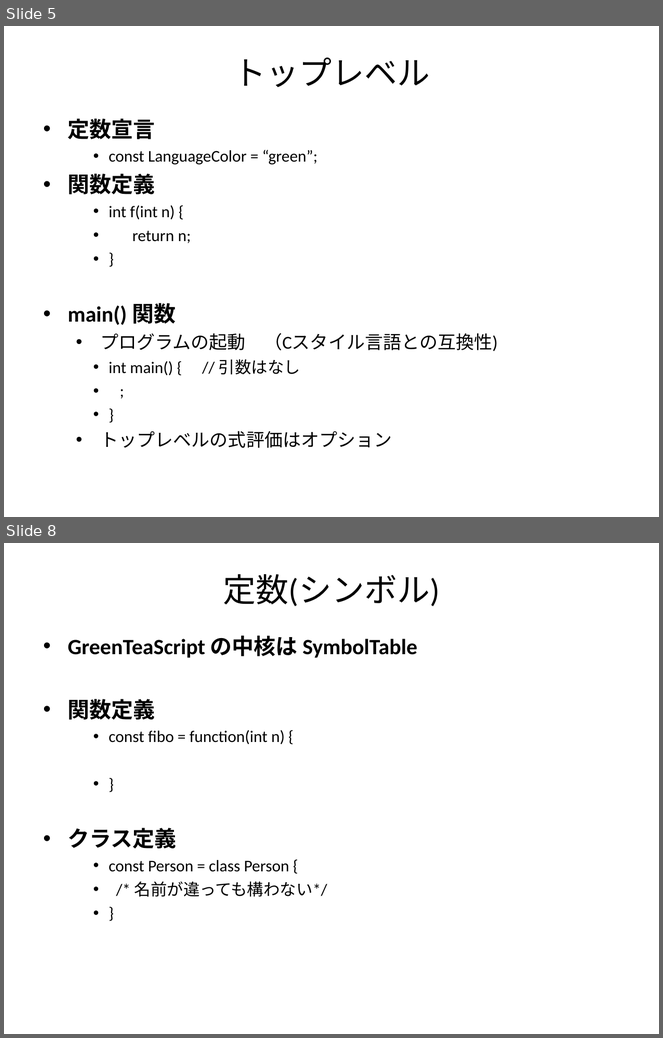
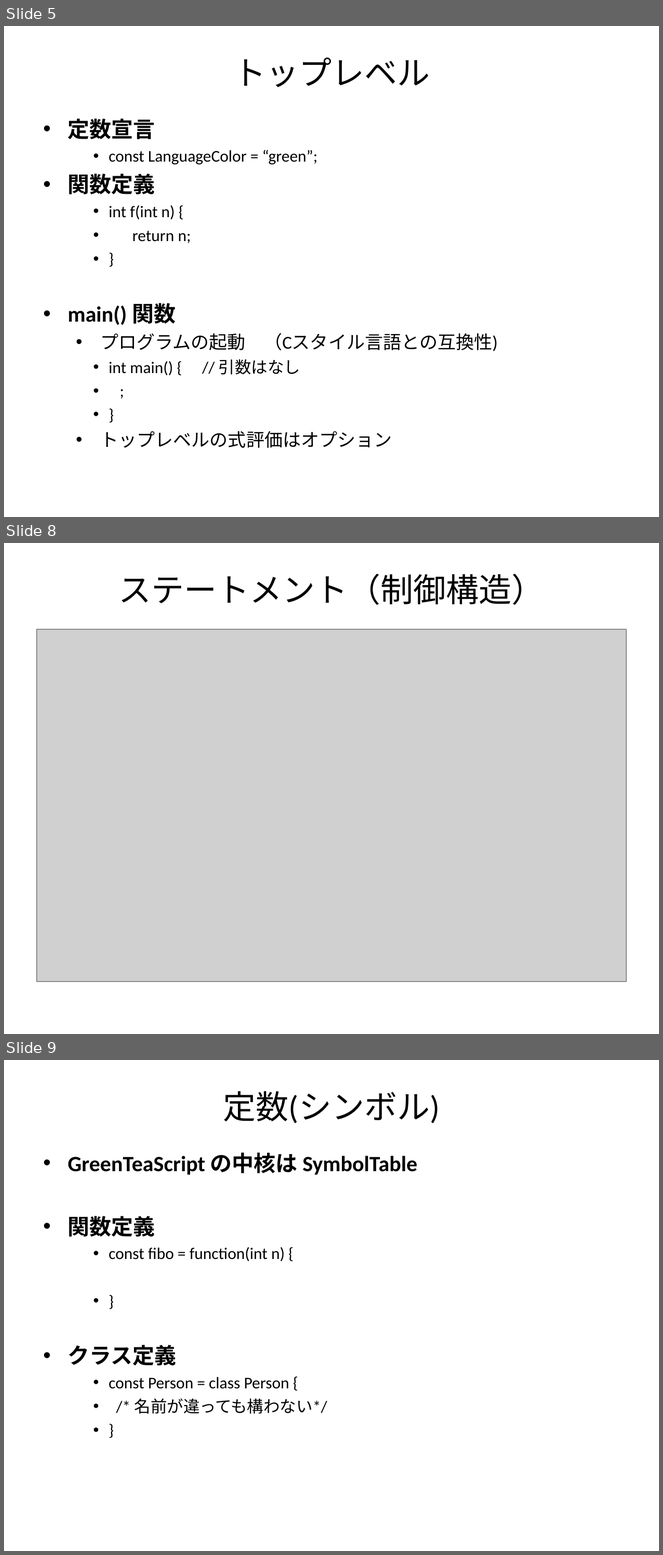
Before and after one commit to GreenTeaScript/GreenTeaScript, a slide deck: spec/GreenTeaScriptSpec.ppt. Shown one above the other, each under a label of ours: slides 5 and 8 before the commit, slides 5, 8 and 9 after it; the slides between them are not shown. The pictures are 663x1038 and 663x1555 pixels, drawn with LibreOffice and Linux fonts; fonts in the diff are those of the drawing; grey boxes stand for pictures. Boxes give left, top, right and bottom in pixels: in the first picture for what was removed or moved away, otherwise in the second. Text is boxed around its words. In the diff, an @@ line names an element or a change of style, - is before the commit and + after.

```diff
--- a/spec/GreenTeaScriptSpec.ppt
+++ b/spec/GreenTeaScriptSpec.ppt
@@ slide 8 added at [4,543,659,1034], background #FFFFFF @@
@@ title added at [118,574,544,605], 36 pt, text #000000 @@
+ステートメント（制御構造）
@@ picture added at [37,629,626,982] @@
@@ what was slide 8 is now slide 9 @@
```
Also in this commit, not shown: 2 slides changed, 2 other files.
